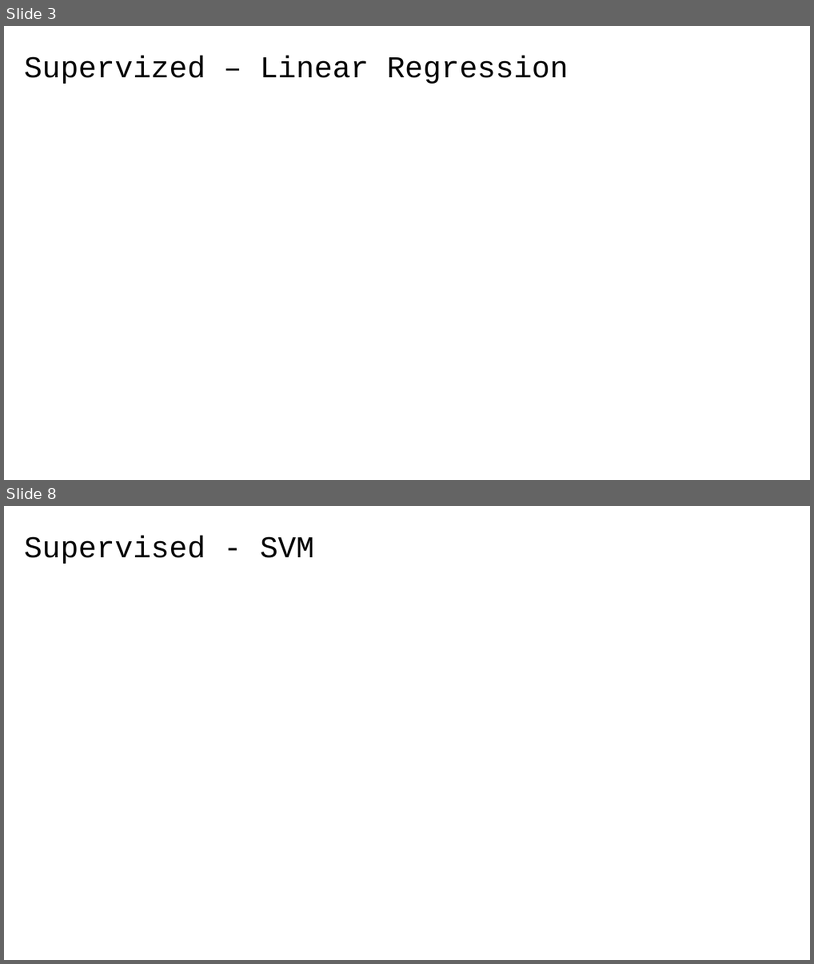
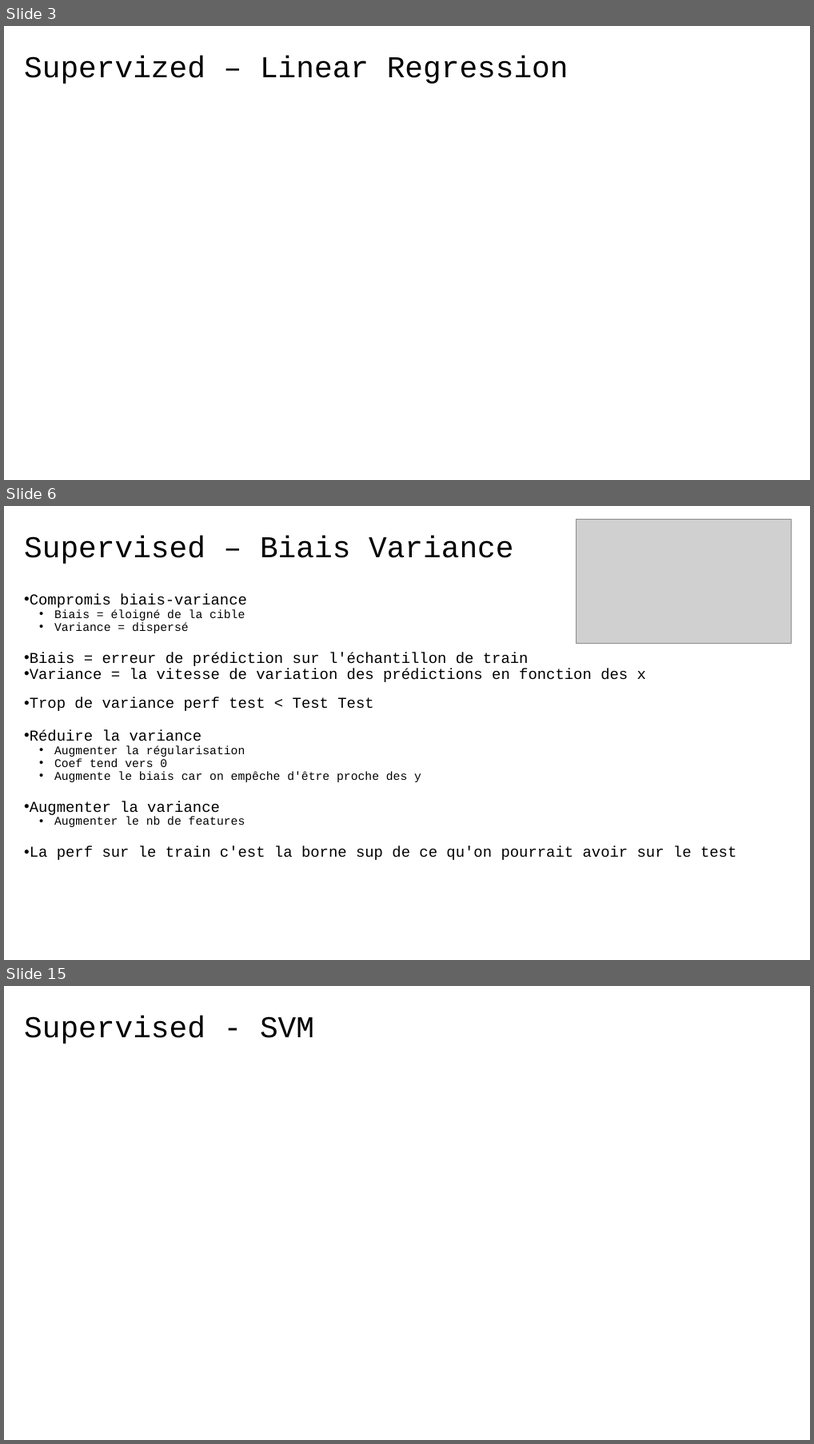
Before and after one commit to 40tude/fullstack_mars_2024_2, a slide deck: 12_assets/course_review.pptx. Shown one above the other, each under a label of ours: slides 3 and 8 before the commit, slides 3, 6 and 15 after it; the slides between them are not shown. The pictures are 814x964 and 814x1444 pixels, drawn with LibreOffice and Linux fonts; fonts in the diff are those of the drawing; grey boxes stand for pictures. Boxes give left, top, right and bottom in pixels: in the first picture for what was removed or moved away, otherwise in the second. Text is boxed around its words. In the diff, an @@ line names an element or a change of style, - is before the commit and + after.

```diff
--- a/12_assets/course_review.pptx
+++ b/12_assets/course_review.pptx
@@ slide 6 added at [4, 506, 810, 960], background #FFFFFF @@
@@ picture added at [576, 520, 792, 643] @@
@@ title added at [24, 536, 514, 564], 36 pt, text #000000 @@
+Supervised – Biais Variance
@@ text added at [30, 594, 737, 860], 18 pt, text #000000 @@
+• Compromis biais-variance
+  • Biais = éloigné de la cible
+  • Variance = dispersé
+• Biais = erreur de prédiction sur l'échantillon de train
+• Variance = la vitesse de variation des prédictions en fonction des x
+• Trop de variance perf test < Test Test
+• Réduire la variance
+  • Augmenter la régularisation
+  • Coef tend vers 0
+  • Augmente le biais car on empêche d'être proche des y
+• Augmenter la variance
+  • Augmenter le nb de features
+• La perf sur le train c'est la borne sup de ce qu'on pourrait avoir sur le test
@@ what was slide 8 is now slide 15 @@
```
Also in this commit, not shown: 5 slides changed, 7 other slides added, 2 slides removed.
